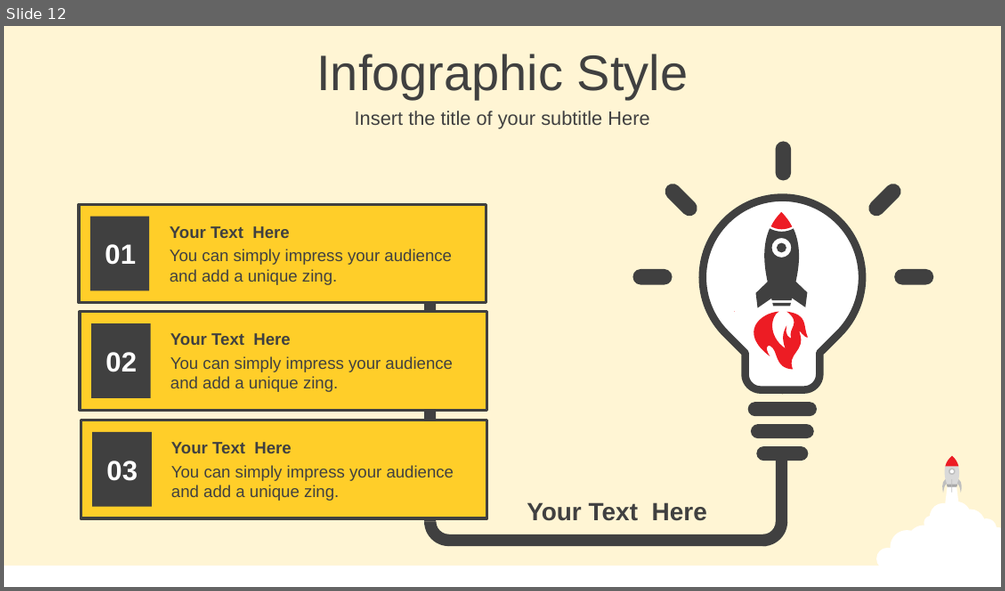
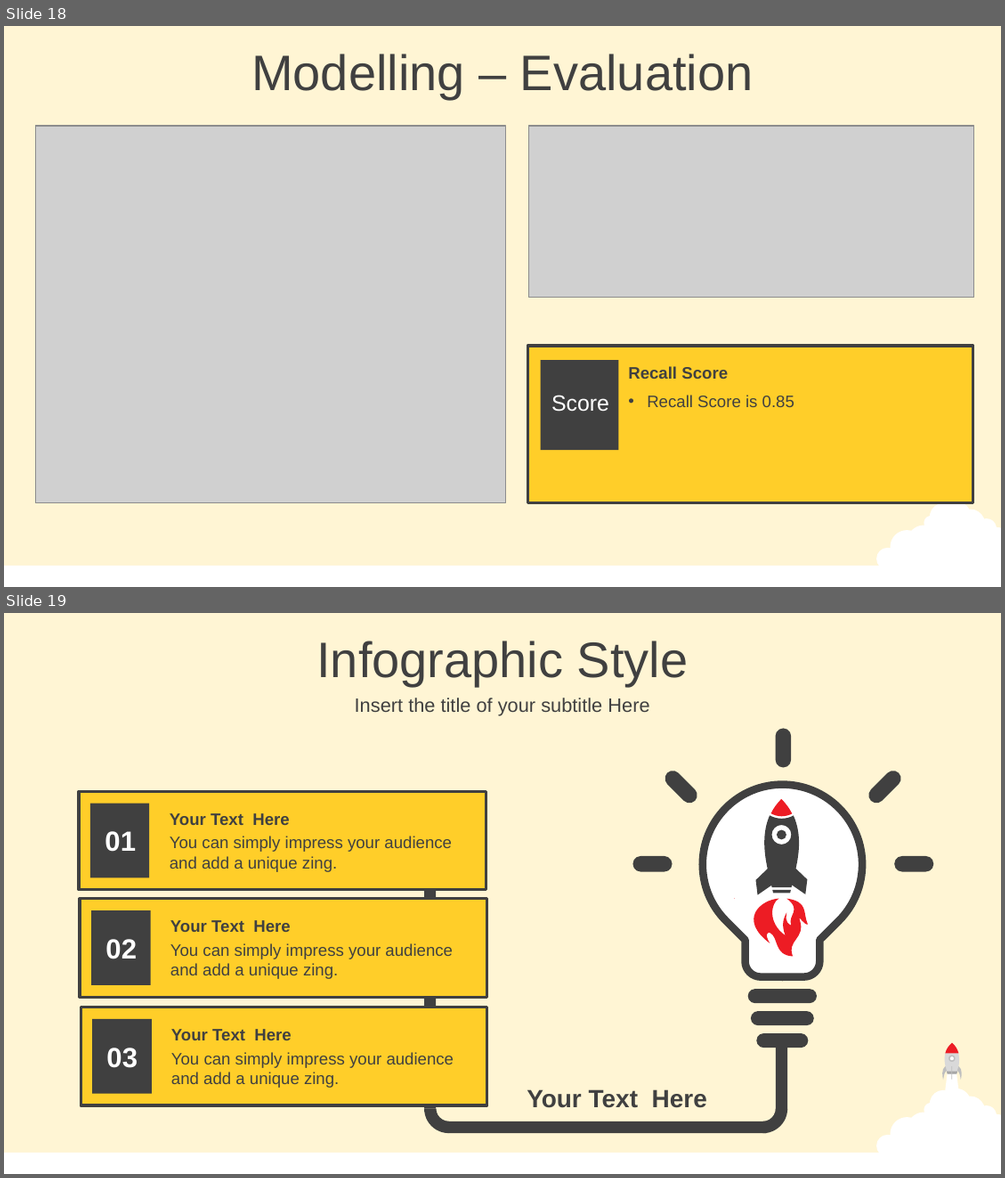
Before and after one commit to Damianus04/data-science-purwadhika-final-project, a slide deck: 0-Final-Project-Presentation.pptx. Shown one above the other, each under a label of ours: slide 12 before the commit, slides 18 and 19 after it. The pictures are 1005x591 and 1005x1178 pixels, drawn with LibreOffice and Linux fonts; fonts in the diff are those of the drawing; grey boxes stand for pictures. Boxes give left, top, right and bottom in pixels: in the first picture for what was removed or moved away, otherwise in the second. Text is boxed around its words. In the diff, an @@ line names an element or a change of style, - is before the commit and + after.

```diff
--- a/0-Final-Project-Presentation.pptx
+++ b/0-Final-Project-Presentation.pptx
@@ slide 18 added at <box>4,26,1001,587</box>, background #FFF5D4; not listed: 2 template elements that a slide beside it also shows @@
@@ text added at <box>251,54,752,99</box>, 36 pt, text #404040 @@
+Modelling – Evaluation
@@ picture added at <box>36,126,506,502</box> @@
@@ picture added at <box>528,126,974,297</box> @@
@@ group added at <box>527,346,973,502</box>: 3 texts, 2 rectangles @@
+Score
+• Recall Score is 0.85
+Recall Score
@@ what was slide 12 is now slide 19 @@
```
Also in this commit, not shown: 3 slides changed, 16 other slides added, 3 other files.
